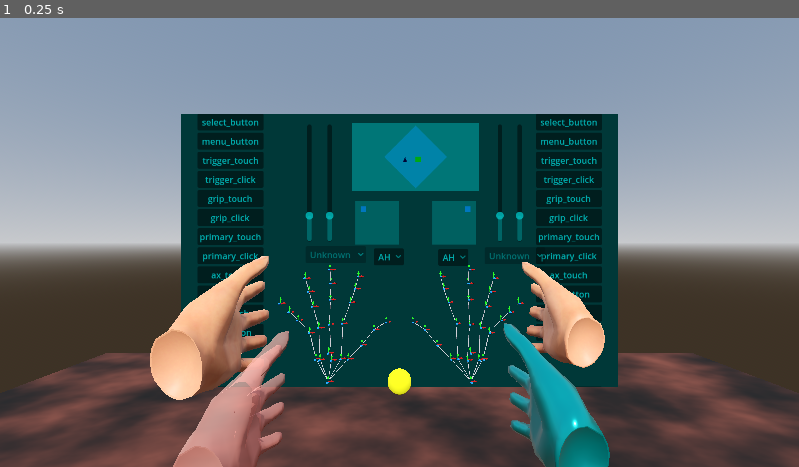
Above: before the commit, frame 1.
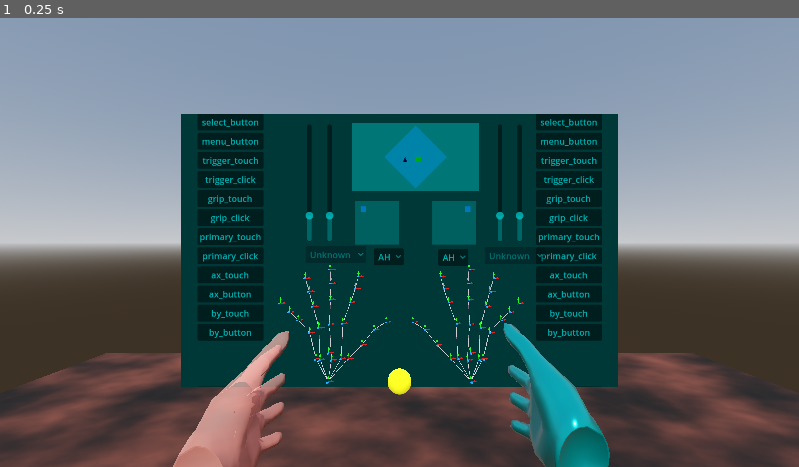
Above: after the commit, the same moment.

Repository: Godot-Dojo/Godot-XR-AH
Game: Godot game, scene res://main.tscn
The game is run twice, just before and just after one commit, with the same random seed, the same clock (stepped at 60 frames per second) and the same inputs.
Inputs:
- Up to frame 1 (0.25 s): no input

The runs differ from the first frame. In frame 1, 4.0% of the frame differs, in the area x 18-76%, y 53-86%.

Commit message:
update readme

Diff:
--- a/main.tscn
+++ b/main.tscn
@@ -138,7 +138,8 @@
 
 [node name="LeftTrackedHand" type="XRNode3D" parent="XROrigin3D"]
 transform = Transform3D(1, 0, 0, 0, 1, 0, 0, 0, 1, -0.201679, 1.78448, -0.284881)
-tracker = &"/user/hand_tracker/left"
+visible = false
+tracker = &"left_hand"
 show_when_tracked = true
 
 [node name="LeftHandHumanoid2" parent="XROrigin3D/LeftTrackedHand" instance=ExtResource("7_qbuxi")]
@@ -147,6 +148,7 @@
 
 [node name="RightTrackedHand" type="XRNode3D" parent="XROrigin3D"]
 transform = Transform3D(1, 0, 0, 0, 1, 0, 0, 0, 1, 0.234468, 1.76984, -0.387242)
+visible = false
 tracker = &"/user/hand_tracker/right"
 
 [node name="RightHandHumanoid2" parent="XROrigin3D/RightTrackedHand" instance=ExtResource("8_alnal")]
Not shown, changed: README.md
